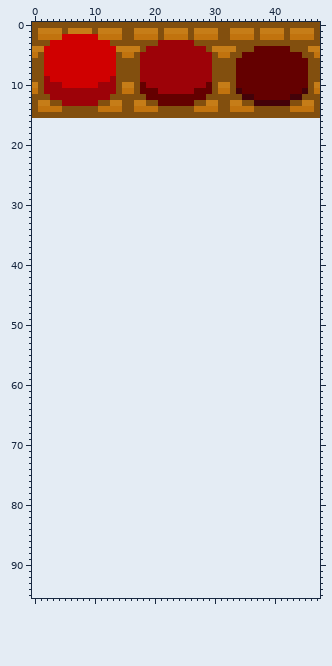
A sprite sheet gets an edit: website/static/game/assets/wood/wood_button.png. Above, as it was before the edit.
The file is 48x16 pixels. The old version is drawn lined up with the new one, on the new canvas.
Once edited:
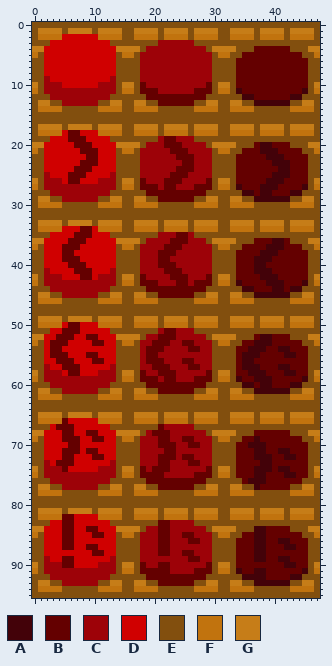
Palette (. is transparent): A #430209  B #640000  C #9d0208  D #d00000  E #824f0e  F #c1730e  G #c67d18
Changes in this commit:
canvas 48x16 -> 48x96
Changed rows in their new state; - is an unchanged pixel.
first column x 0:
16 EEEEEEEEEEEEEEEEEEEEEEEEEEEEEEEEEEEEEEEEEEEEEEEE
17 EGGGGEGGGGEGGGGEEGGGGEGGGGEGGGGEEGGGGEGGGGEGGGGE
18 EFFFFDBBDDDFFFFEEFFFFEFFFFEFFFFEEFFFFEFFFFEFFFFE
19 EEEDDDBBBDDDDEEEEEEEECBBCCCEEEEEEEEEEEEEEEEEEEEE
20 GGDDDDDBBBDDDDGGGGECCCBBBCCCCEGGGGEEEBAABBBEEEGG
21 FEDDDDDDBBBDDDEFFECCCCCBBBCCCCEFFEEBBBAAABBBBEEF
22 EEDDDDDDDBBDDDEEEECCCCCCBBBCCCEEEEBBBBBAAABBBBEE
23 EEDDDDDDBBBDDDEEEECCCCCCCBBCCCEEEEBBBBBBAAABBBEE
24 EEDDDDDBBBDDDDEEEECCCCCCBBBCCCEEEEBBBBBBBAABBBEE
25 EECDDDBBBDDDDCEEEECCCCCBBBCCCCEEEEBBBBBBAAABBBEE
26 GECCCDBBDDDCCCEGGEBCCCBBBCCCCBEGGEBBBBBAAABBBBEG
27 FECCCCCCCCCCCCEFFEBBBCBBCCCBBBEFFEABBBAAABBBBAEF
28 EEECCCCCCCCCCEEEEEEBBBBBBBBBBEEEEEEAABAABBBAAEEE
29 EGGEECCCCCCEEGGEEGGEEBBBBBBEEGGEEGGEEAAAAAAEEGGE
30 EFFFFEEEEEEFFFFEEFFFFEEEEEEFFFFEEFFFFEEEEEEFFFFE
31 EEEEEEEEEEEEEEEEEEEEEEEEEEEEEEEEEEEEEEEEEEEEEEEE
32 EEEEEEEEEEEEEEEEEEEEEEEEEEEEEEEEEEEEEEEEEEEEEEEE
33 EGGGGEGGGGEGGGGEEGGGGEGGGGEGGGGEEGGGGEGGGGEGGGGE
34 EFFFFDDDBBDFFFFEEFFFFEFFFFEFFFFEEFFFFEFFFFEFFFFE
35 EEEDDDDBBBDDDEEEEEEEECCCBBCEEEEEEEEEEEEEEEEEEEEE
36 GGDDDDBBBDDDDDGGGGECCCCBBBCCCEGGGGEEEBBBAABEEEGG
37 FEDDDBBBDDDDDDEFFECCCCBBBCCCCCEFFEEBBBBAAABBBEEF
38 EEDDDBBDDDDDDDEEEECCCBBBCCCCCCEEEEBBBBAAABBBBBEE
39 EEDDDBBBDDDDDDEEEECCCBBCCCCCCCEEEEBBBAAABBBBBBEE
40 EEDDDDBBBDDDDDEEEECCCBBBCCCCCCEEEEBBBAABBBBBBBEE
41 EECDDDDBBBDDDCEEEECCCCBBBCCCCCEEEEBBBAAABBBBBBEE
42 GECCCDDDBBDCCCEGGEBCCCCBBBCCCBEGGEBBBBAAABBBBBEG
43 FECCCCCCCCCCCCEFFEBBBCCCBBCBBBEFFEABBBBAAABBBAEF
44 EEECCCCCCCCCCEEEEEEBBBBBBBBBBEEEEEEAABBBAABAAEEE
45 EGGEECCCCCCEEGGEEGGEEBBBBBBEEGGEEGGEEAAAAAAEEGGE
46 EFFFFEEEEEEFFFFEEFFFFEEEEEEFFFFEEFFFFEEEEEEFFFFE
47 EEEEEEEEEEEEEEEEEEEEEEEEEEEEEEEEEEEEEEEEEEEEEEEE
48 EEEEEEEEEEEEEEEEEEEEEEEEEEEEEEEEEEEEEEEEEEEEEEEE
49 EGGGGEGGGGEGGGGEEGGGGEGGGGEGGGGEEGGGGEGGGGEGGGGE
50 EFFFFDBBDDDFFFFEEFFFFEFFFFEFFFFEEFFFFEFFFFEFFFFE
51 EEEDDBBBDDDDDEEEEEEEECBBCCCEEEEEEEEEEEEEEEEEEEEE
52 GGDDBBBDDBBDDDGGGGECCBBBCCCCCEGGGGEEEBAABBBEEEGG
53 FEDBBBDDDDBBDDEFFECCBBBCCBBCCCEFFEEBBAAABBBBBEEF
54 EEDBBDDDDDDDDDEEEECBBBCCCCBBCCEEEEBBAAABBAABBBEE
55 EEDBBBDDDBBDDDEEEECBBCCCCCCCCCEEEEBAAABBBBAABBEE
56 EEDDBBBDDDBBDDEEEECBBBCCCBBCCCEEEEBAABBBBBBBBBEE
57 EECDDBBBDDDDDCEEEECCBBBCCCBBCCEEEEBAAABBBAABBBEE
58 GECCCDBBDDDCCCEGGEBCCBBBCCCCCBEGGEBBAAABBBAABBEG
59 FECCCCCCCCCCCCEFFEBBBCBBCCCBBBEFFEABBAAABBBBBAEF
60 EEECCCCCCCCCCEEEEEEBBBBBBBBBBEEEEEEAABAABBBAAEEE
61 EGGEECCCCCCEEGGEEGGEEBBBBBBEEGGEEGGEEAAAAAAEEGGE
62 EFFFFEEEEEEFFFFEEFFFFEEEEEEFFFFEEFFFFEEEEEEFFFFE
63 EEEEEEEEEEEEEEEEEEEEEEEEEEEEEEEEEEEEEEEEEEEEEEEE
64 EEEEEEEEEEEEEEEEEEEEEEEEEEEEEEEEEEEEEEEEEEEEEEEE
65 EGGGGEGGGGEGGGGEEGGGGEGGGGEGGGGEEGGGGEGGGGEGGGGE
66 EFFFFBDDDDDFFFFEEFFFFEFFFFEFFFFEEFFFFEFFFFEFFFFE
67 EEEDBBBDDDDDDEEEEEEEEBCCCCCEEEEEEEEEEEEEEEEEEEEE
68 GGDDDBBDDBBDDDGGGGECBBBCCCCCCEGGGGEEEBBBBBBEEEGG
69 FEDDDBBBDDBBDDEFFECCCBBCCBBCCCEFFEEBBABBBBBBBEEF
70 EEDDDDBBDDDDDDEEEECCCBBBCCBBCCEEEEBBAAABBBBBBBEE
71 EEDDDBBBDBBDDDEEEECCCCBBCCCCCCEEEEBBBAABBAABBBEE
72 EEDDDBBDDDBBDDEEEECCCBBBCBBCCCEEEEBBBAAABBAABBEE
73 EECDBBBDDDDDDCEEEECCCBBCCCBBCCEEEEBBBBAABBBBBBEE
74 GECCCBDDDDDCCCEGGEBCBBBCCCCCCBEGGEBBBAAABAABBBEG
75 FECCCCCCCCCCCCEFFEBBBBCCCCCBBBEFFEBBBAABBBAABBEF
76 EEECCCCCCCCCCEEEEEEBBBBBBBBBBEEEEEEBAAABBBBBBEEE
77 EGGEECCCCCCEEGGEEGGEEBBBBBBEEGGEEGGEEABBBBBEEGGE
78 EFFFFEEEEEEFFFFEEFFFFEEEEEEFFFFEEFFFFEEEEEEFFFFE
79 EEEEEEEEEEEEEEEEEEEEEEEEEEEEEEEEEEEEEEEEEEEEEEEE
80 EEEEEEEEEEEEEEEEEEEEEEEEEEEEEEEEEEEEEEEEEEEEEEEE
81 EGGGGEGGGGEGGGGEEGGGGEGGGGEGGGGEEGGGGEGGGGEGGGGE
82 EFFFFBBDDDDFFFFEEFFFFEFFFFEFFFFEEFFFFEFFFFEFFFFE
83 EEEDDBBDDDDDDEEEEEEEEBBCCCCEEEEEEEEEEEEEEEEEEEEE
84 GGDDDBBDDBBDDDGGGGECCBBCCCCCCEGGGGEEEAABBBBEEEGG
85 FEDDDBBDDDBBDDEFFECCCBBCCBBCCCEFFEEBBAABBBBBBEEF
86 EEDDDBBDDDDDDDEEEECCCBBCCCBBCCEEEEBBBAABBAABBBEE
87 EEDDDBBDDBBDDDEEEECCCBBCCCCCCCEEEEBBBAABBBAABBEE
88 EEDDDDDDDDBBDDEEEECCCBBCCBBCCCEEEEBBBAABBBBBBBEE
89 EECDDBBDDDDDDCEEEECCCCCCCCBBCCEEEEBBBAABBAABBBEE
90 GECCCBBDDDDCCCEGGEBCCBBCCCCCCBEGGEBBBBBBBBAABBEG
91 FECCCCCCCCCCCCEFFEBBBBBCCCCBBBEFFEABBAABBBBBBAEF
92 EEECCCCCCCCCCEEEEEEBBBBBBBBBBEEEEEEAAAABBBBAAEEE
93 EGGEECCCCCCEEGGEEGGEEBBBBBBEEGGEEGGEEAAAAAAEEGGE
94 EFFFFEEEEEEFFFFEEFFFFEEEEEEFFFFEEFFFFEEEEEEFFFFE
95 EEEEEEEEEEEEEEEEEEEEEEEEEEEEEEEEEEEEEEEEEEEEEEEE
Changed places in both pictures, as pixel boxes (x1, y1, x2, y2):
added: (32, 118, 320, 598)
